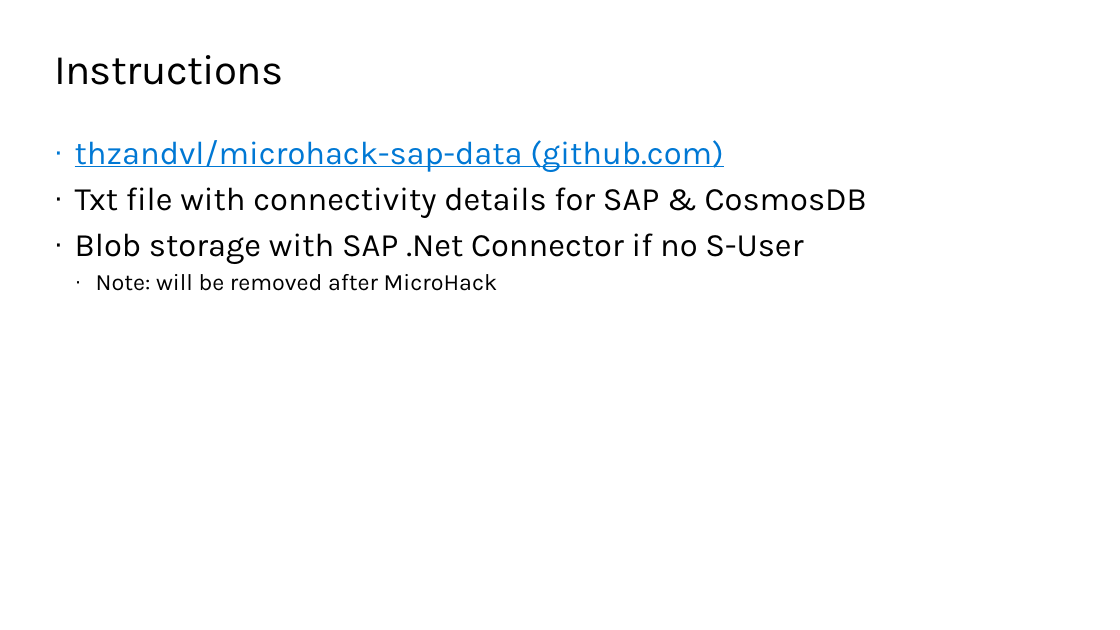
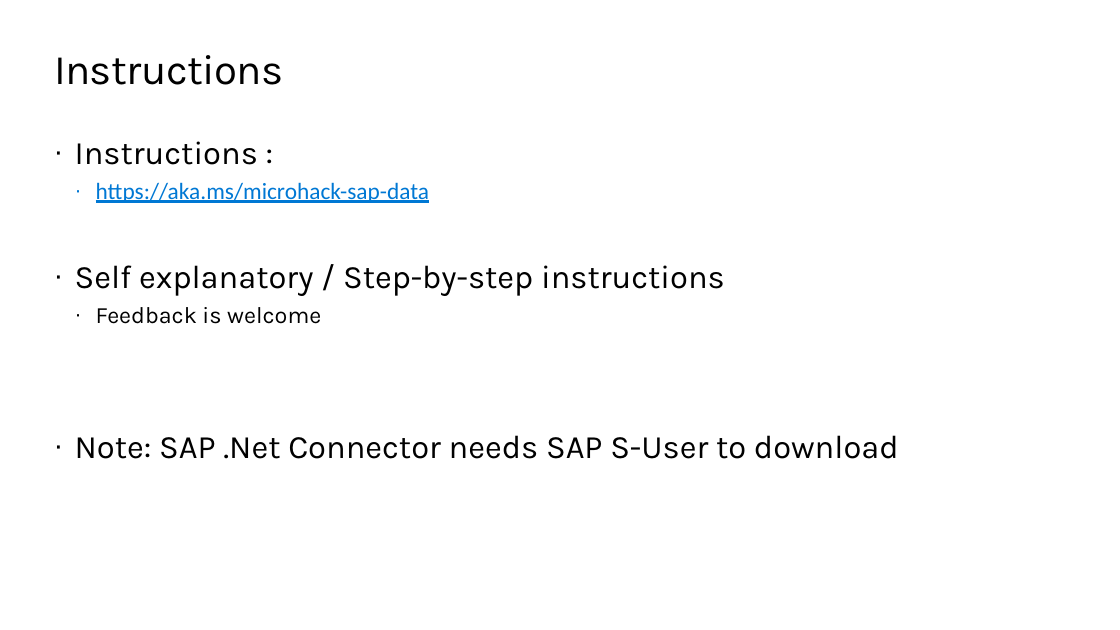
Before and after one commit to thzandvl/microhack-sap-data, a slide deck: slide 9 of SAP-Data-MicroHack.pptx (slide 5 before the commit). Drawn at 1120x630 pixels with LibreOffice and Linux fonts; fonts in the diff are those of the drawing; background and template pictures are left out. Boxes give left, top, right and bottom in pixels: in the first picture for what was removed or moved away, otherwise in the second. Text is boxed around its words. In the diff, an @@ line names an element or a change of style, - is before the commit and + after.

```diff
--- a/SAP-Data-MicroHack.pptx
+++ b/SAP-Data-MicroHack.pptx
@@ text at (x1=75, y1=141, x2=899, y2=459): text changed @@
-· thzandvl/microhack-sap-data (github.com)
-· Txt file with connectivity details for SAP & CosmosDB
-· Blob storage with SAP .Net Connector if no S-User
-  · Note: will be removed after MicroHack
+· Instructions :
+  · https://aka.ms/microhack-sap-data
+· Self explanatory / Step-by-step instructions
+  · Feedback is welcome
+· Note: SAP .Net Connector needs SAP S-User to download
```
Also in this commit, not shown: 4 other slides changed, 5 slides added, 3 slides removed, 1 other file.
